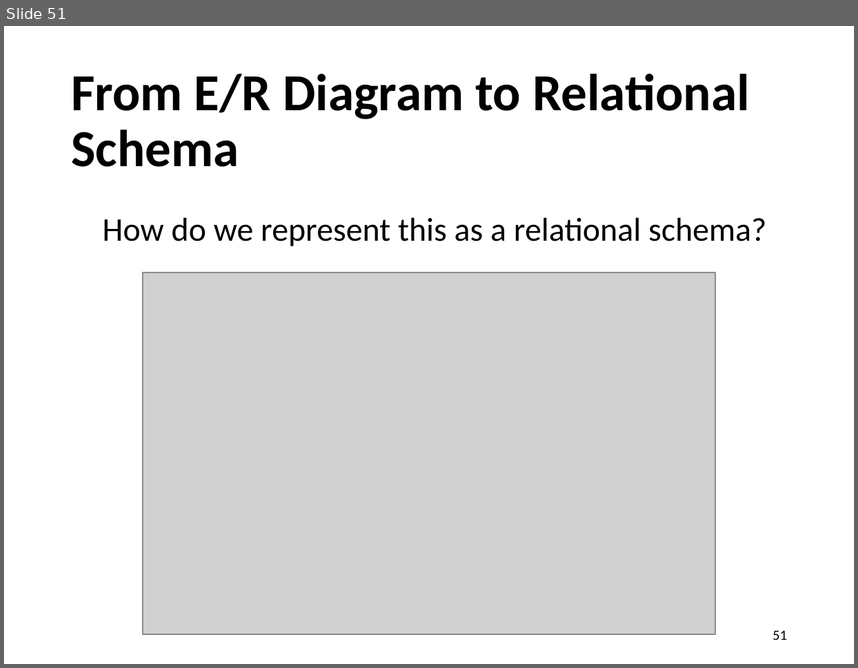
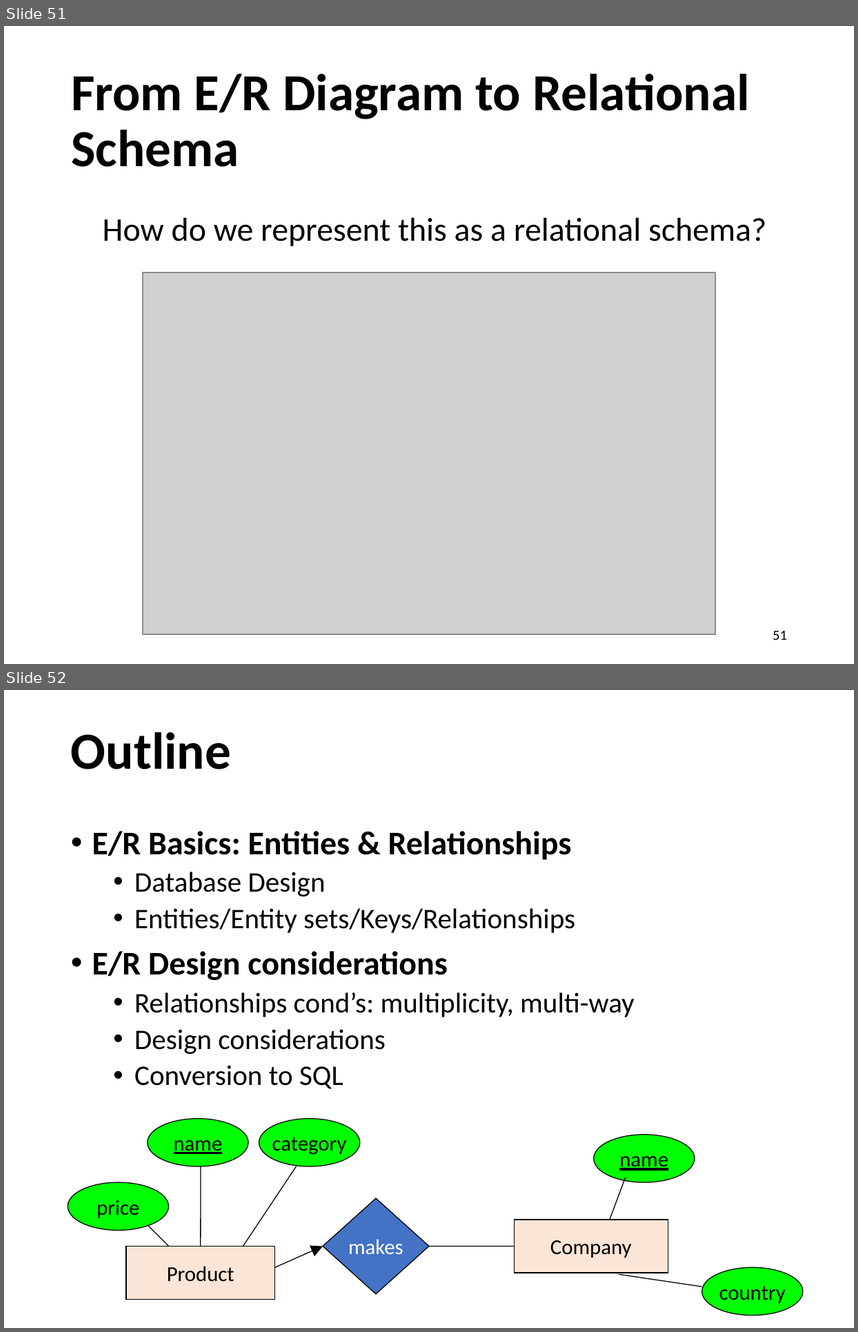
Before and after one commit to sfu-db/cmpt354, a slide deck: Lectures/lec8-er-model.pptx. Shown one above the other, each under a label of ours: slide 51 before the commit, slides 51 and 52 after it. The pictures are 858x668 and 858x1332 pixels, drawn with LibreOffice and Linux fonts; fonts in the diff are those of the drawing; grey boxes stand for pictures. Boxes give left, top, right and bottom in pixels: in the first picture for what was removed or moved away, otherwise in the second. Text is boxed around its words. In the diff, an @@ line names an element or a change of style, - is before the commit and + after.

```diff
--- a/Lectures/lec8-er-model.pptx
+++ b/Lectures/lec8-er-model.pptx
@@ slide 52 added at (4,690,854,1328), background #FFFFFF @@
@@ title added at (71,732,231,769), 44 pt, text #000000, bold @@
+Outline
@@ text added at (92,831,635,1089), 24 pt, text #000000 @@
+• E/R Basics: Entities & Relationships
+  • Database Design
+  • Entities/Entity sets/Keys/Relationships
+• E/R Design considerations
+  • Relationships cond’s: multiplicity, multi-way
+  • Design considerations
+  • Conversion to SQL
@@ ellipse added at (148,1118,249,1166), fill #00FF00, outline #000000 0.75 pt, 18 pt, text #000000, underline @@
+name
@@ ellipse added at (259,1118,360,1166), fill #00FF00, outline #000000 0.75 pt, 18 pt, text #000000 @@
+category
@@ ellipse added at (594,1134,695,1182), fill #00FF00, outline #000000 0.75 pt, 18 pt, text #000000, underline @@
+name
@@ ellipse added at (67,1182,169,1230), fill #00FF00, outline #000000 0.75 pt, 18 pt, text #000000 @@
+price
@@ line added from (201, 1246) to (201, 1166), #000000 0.75 pt @@
@@ line added from (243, 1246) to (297, 1166), #000000 0.75 pt @@
@@ line added from (609, 1220) to (626, 1177), #000000 0.75 pt @@
@@ diamond added at (323,1199,429,1294), fill #4472C4, outline #000000 0.75 pt, 18 pt, text #FFFFFF @@
+makes
@@ line added from (169, 1246) to (148, 1225), #000000 0.75 pt @@
@@ rectangle added at (514,1220,668,1272), fill #FBE5D6, outline #000000 0.75 pt, 18 pt, text #000000 @@
+Company
@@ rectangle added at (126,1246,275,1299), fill #FBE5D6, outline #000000 0.75 pt, 18 pt, text #000000 @@
+Product
@@ arrow added from (275, 1268) to (323, 1246), #000000 0.75 pt @@
@@ line added from (429, 1246) to (514, 1246), #000000 0.75 pt @@
@@ ellipse added at (702,1268,803,1315), fill #00FF00, outline #000000 0.75 pt, 18 pt, text #000000 @@
+country
@@ line added from (619, 1274) to (702, 1286), #000000 0.75 pt @@
@@ page number added at (773,1292,787,1303), 12 pt, text #8C8C8C @@
+52
```
Also in this commit, not shown: 5 slides changed, 2 other files.
